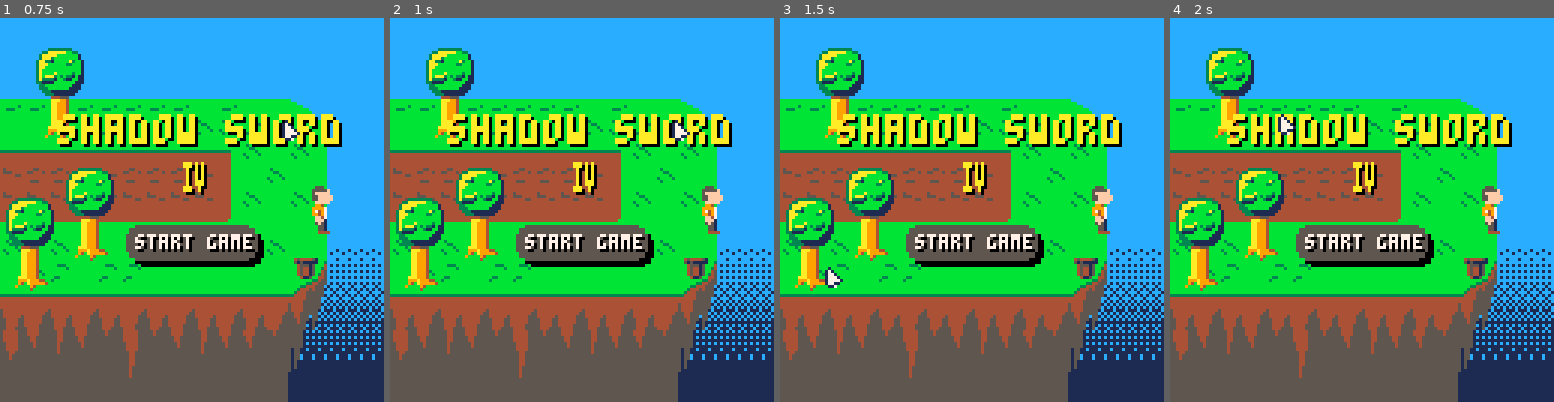
Above: before the commit, frames 1-4 (left to right).
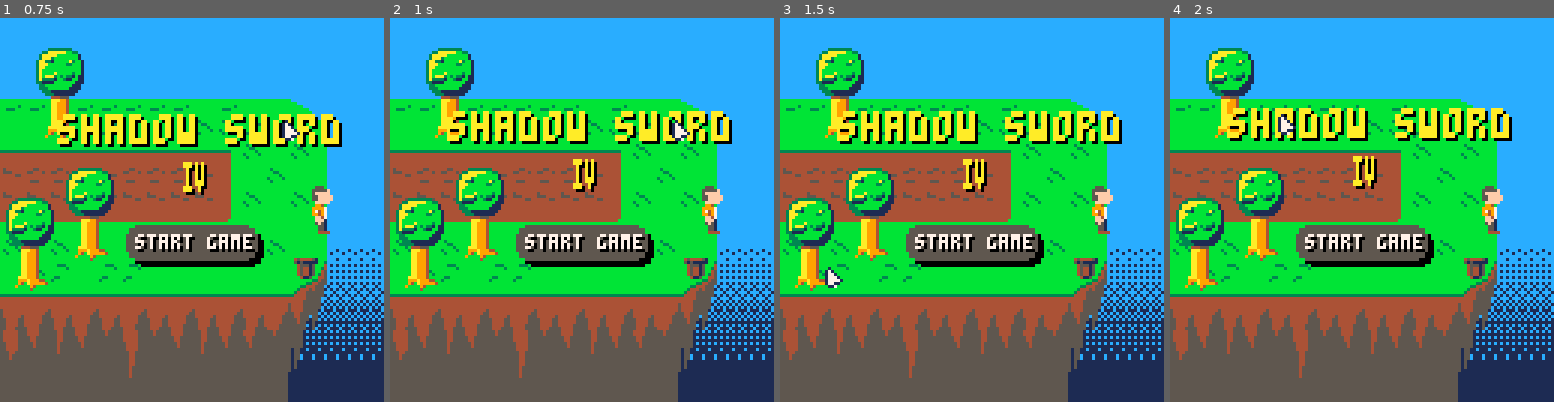
Above: after the commit, the same moments.

Repository: Mastoast/LDJam58
Game: PICO-8 cartridge ldjam58.p8
Two runs of this game, one before a commit and one after it. Both use one fixed random seed, a clock stepped at 60 frames per second and the inputs below.
Inputs (mouse positions are in pixels of both pictures, inside the frame that each line leads up to):
- Up to frame 1 (0.75 s): tap X (X key) at 0.33 s; click (280, 121) at 0.67 s; tap O (Z key) at 0.7 s
- Up to frame 2 (1 s): no input
- Up to frame 3 (1.5 s): tap X (X key) at 1.07 s; click (826, 267) at 1.22 s
- Up to frame 4 (2 s): hold Right from 1.6 s (still down); tap O (Z key) at 1.7 s; click (1277, 114) at 1.77 s; tap X (X key) at 1.85 s

Frame 1 is identical in both runs. In frame 2, 2.0% of the frame differs, in the area x 14-90%, y 24-47%; in frame 3, 2.0%; in frame 4, 3.4%, in the area x 14-90%, y 23-47%.

Commit message:
Add title animation

Diff:
--- a/menu.lua
+++ b/menu.lua
@@ -40,6 +40,15 @@
     title.is_centered = true
     title.color = 10
     title:init()
+    title.dir = -1
+    title.update = function(self)
+        if gtime % 60 == 0 then
+            self.y += self.dir
+        end
+        if gtime % 120 == 0 then
+            self.dir *= -1
+        end
+    end
     local startbtn = create(button, x + 45, y + 72)
     startbtn.text = "start game"
     startbtn.is_centered = true
